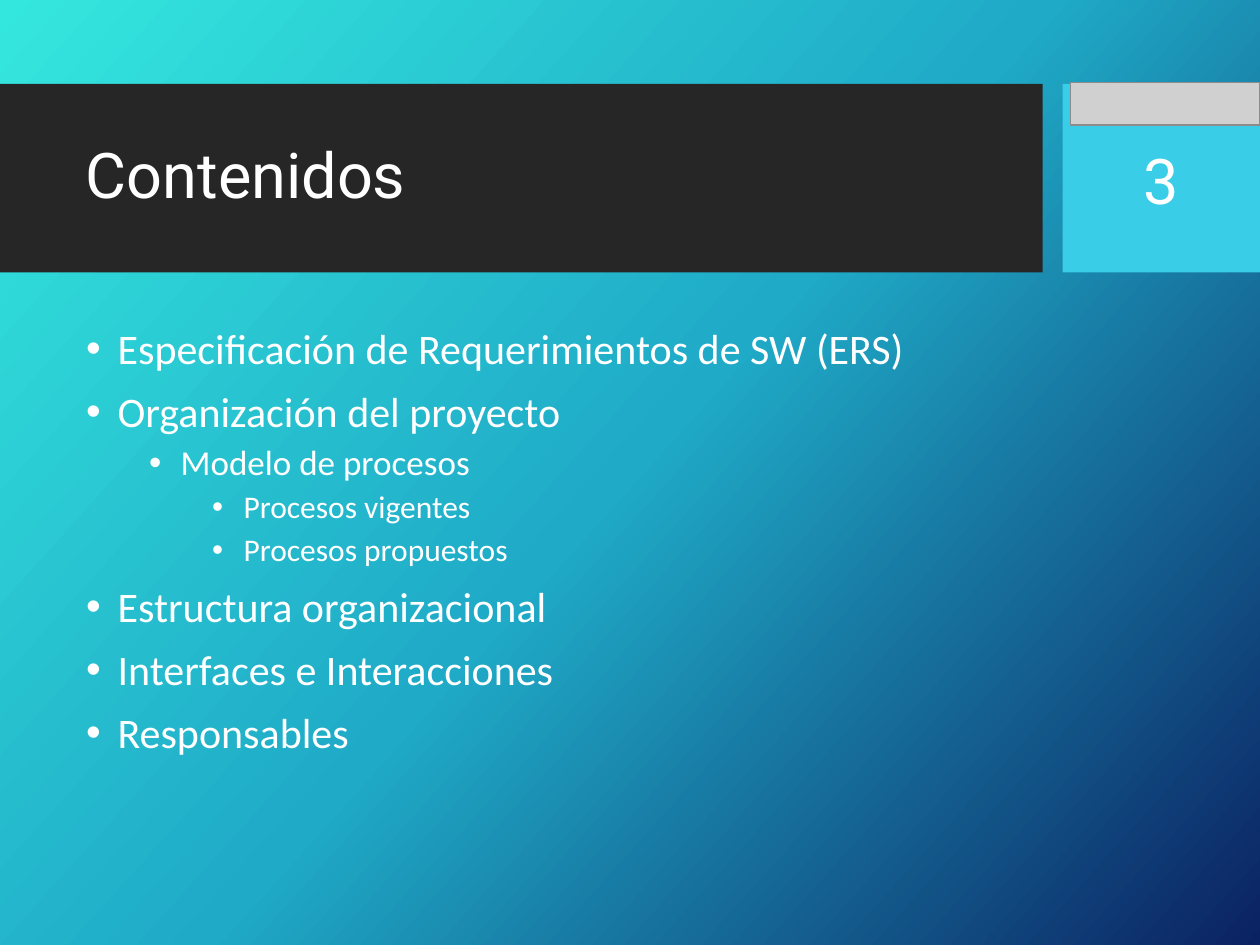
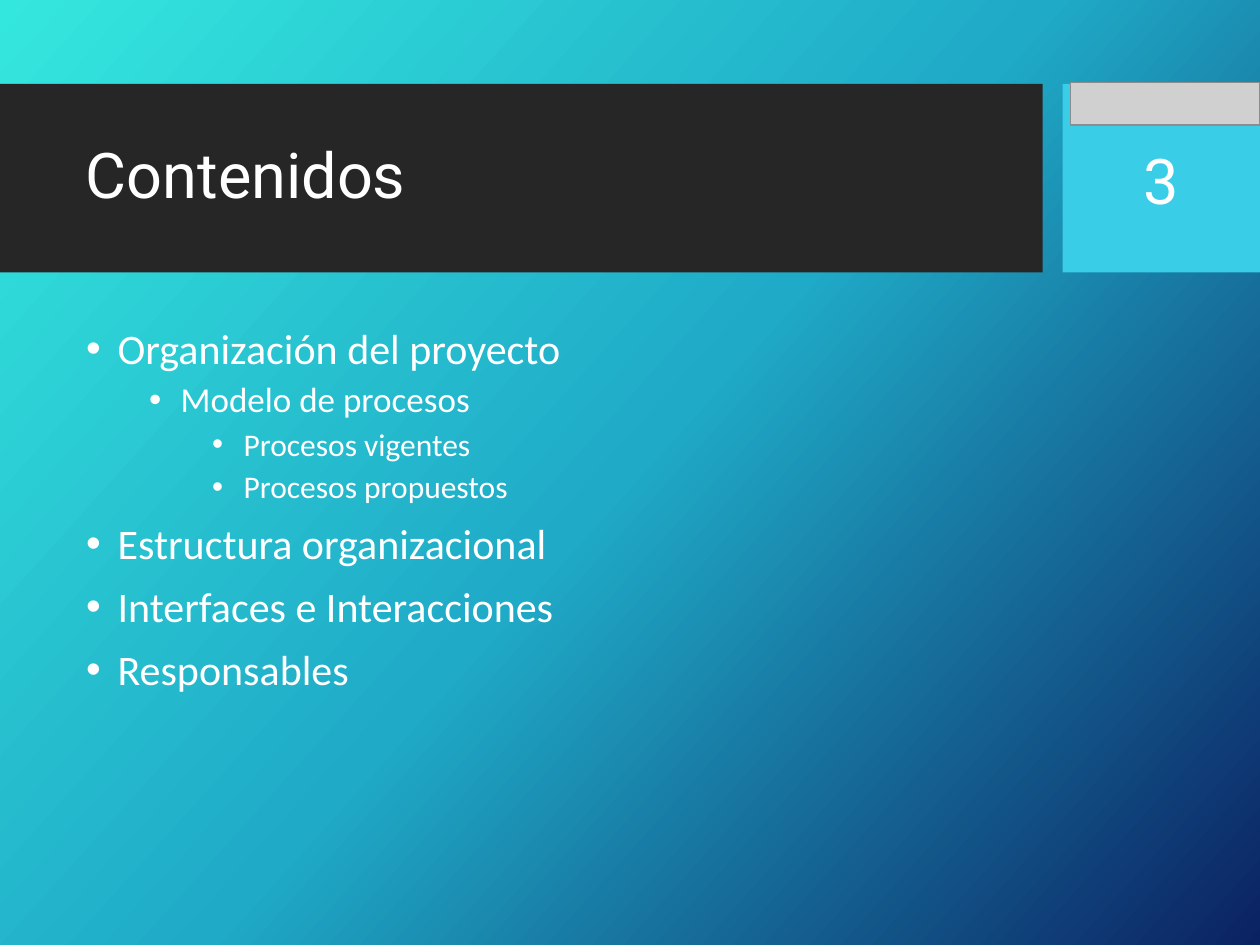
Before and after one commit to portafolio2016/hipocrates, a slide deck: slide 3 of docs/plan-de-proyecto/ppt-iteracion1.pptx. Drawn at 1260x945 pixels with LibreOffice and Linux fonts; fonts in the diff are those of the drawing; grey boxes stand for pictures; background and template pictures are left out. Boxes give left, top, right and bottom in pixels: in the first picture for what was removed or moved away, otherwise in the second. Text is boxed around its words. In the diff, an @@ line names an element or a change of style, - is before the commit and + after.

```diff
--- a/docs/plan-de-proyecto/ppt-iteracion1.pptx
+++ b/docs/plan-de-proyecto/ppt-iteracion1.pptx
@@ text at bbox=[118, 333, 903, 371]: paragraph removed @@
-• Especificación de Requerimientos de SW (ERS)
```
Also in this commit, not shown: 24 slides added, 3 slides removed.
